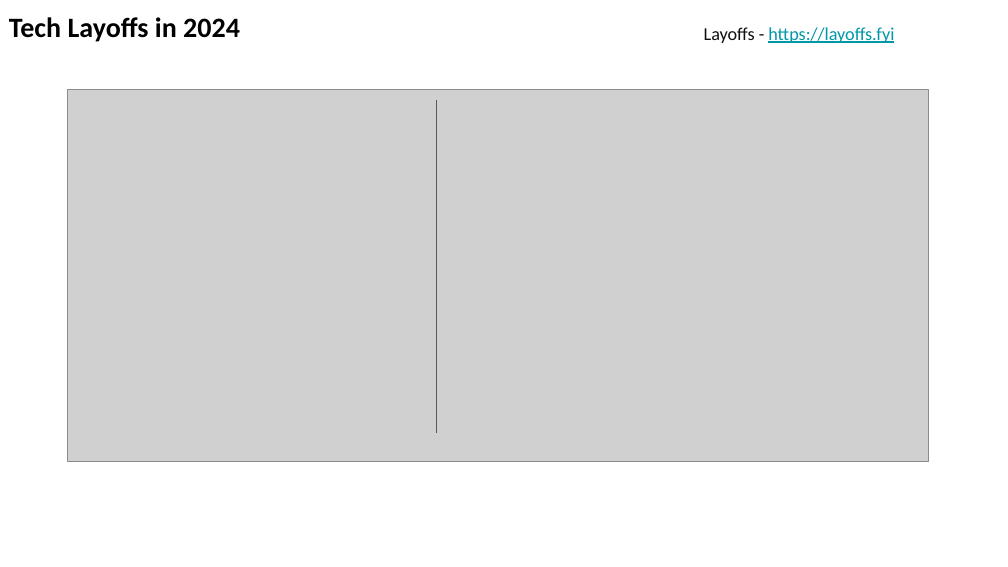
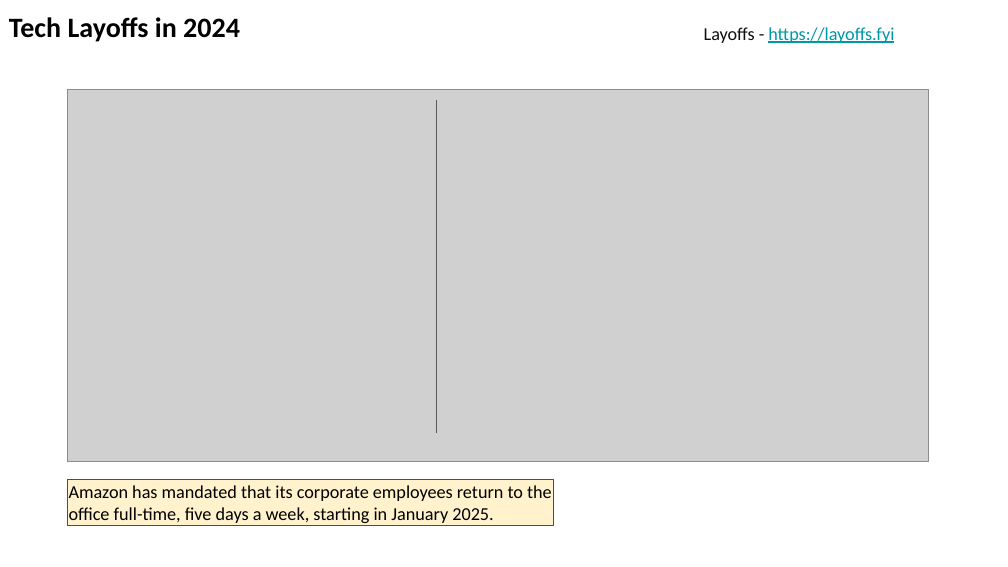
Before and after one commit to lselector/seminar, a slide deck: slide 16 of 2024/2024-09-20-AI-Updates.pptx (slide 13 before the commit). Drawn at 1008x567 pixels with LibreOffice and Linux fonts; fonts in the diff are those of the drawing; grey boxes stand for pictures. Boxes give left, top, right and bottom in pixels: in the first picture for what was removed or moved away, otherwise in the second. Text is boxed around its words. In the diff, an @@ line names an element or a change of style, - is before the commit and + after.

```diff
--- a/2024/2024-09-20-AI-Updates.pptx
+++ b/2024/2024-09-20-AI-Updates.pptx
@@ rectangle added at [68,480,553,526], fill #FFF2CC, outline #FF0000 0.75 pt, 13 pt, text #000000 @@
+Amazon has mandated that its corporate employees return to the office full-time, five days a week, starting in January 2025.
```
Also in this commit, not shown: 8 other slides changed, 3 slides added.
